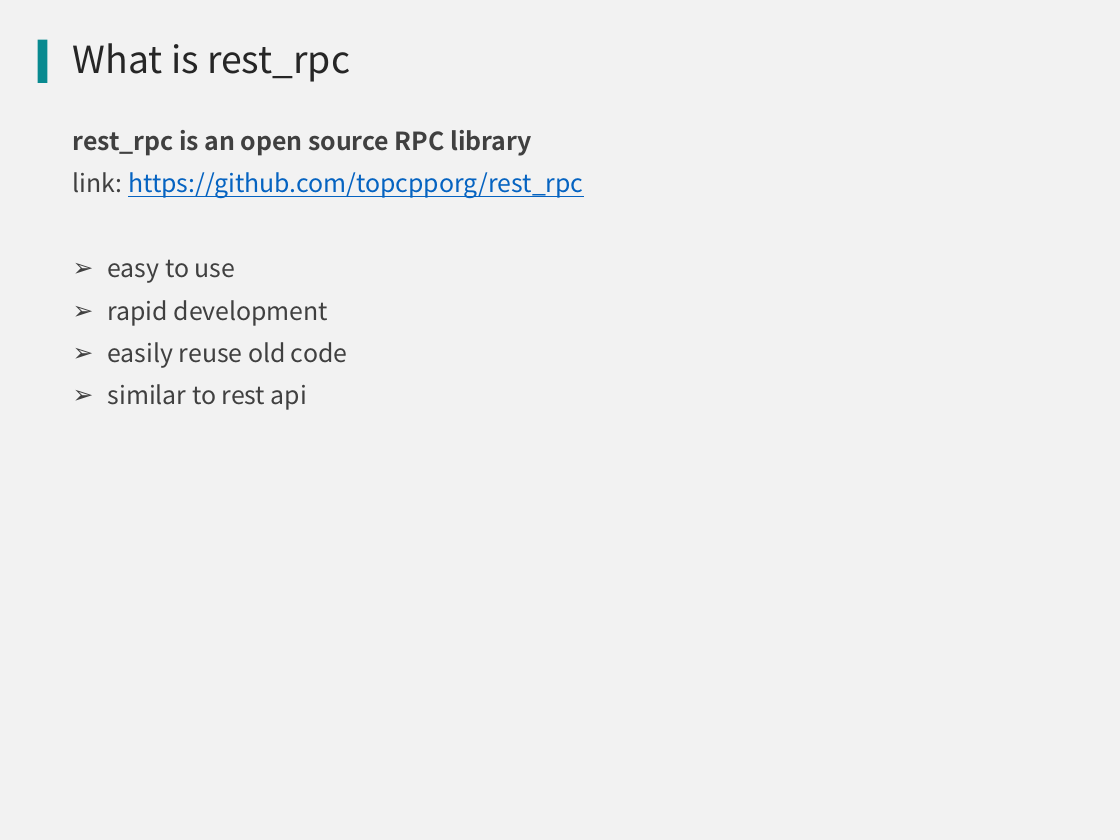
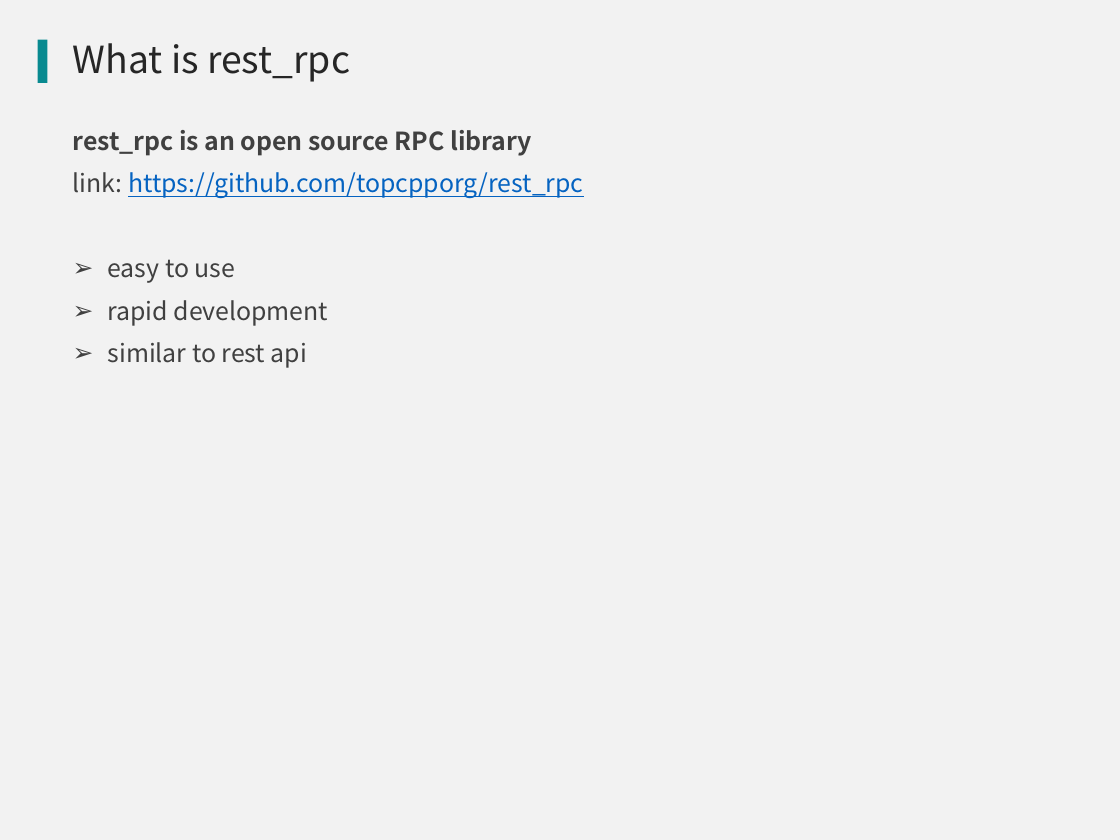
Before and after one commit to qicosmos/cppnow2017-ppt, a slide deck: slide 6 of An easy to use RPC framework implemented by c++11 and c++14.pptx. Drawn at 1120x840 pixels with LibreOffice and Linux fonts; fonts in the diff are those of the drawing; background and template pictures are left out. Boxes give left, top, right and bottom in pixels: in the first picture for what was removed or moved away, otherwise in the second. Text is boxed around its words. In the diff, an @@ line names an element or a change of style, - is before the commit and + after.

Commit message:
update

```diff
--- a/An easy to use RPC framework implemented by c++11 and c++14.pptx
+++ b/An easy to use RPC framework implemented by c++11 and c++14.pptx
@@ text at [108, 342, 347, 368]: paragraph removed @@
-➢ easily reuse old code
```
Also in this commit, not shown: 1 other slide changed, 3 slides added, 2 slides removed.
